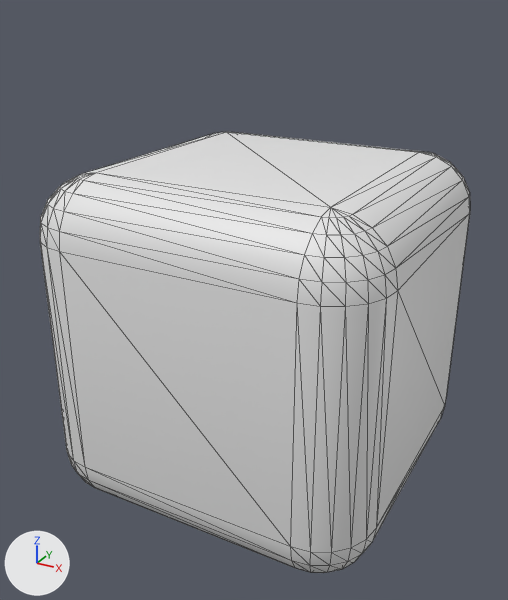
The FBX model ForTheSweet/ForTheSweet/resource/map/cotton_1.FBX as it was, and as the next commit left it.
Both versions are drawn from a camera (50 mm lens) standing at (0.696, -1.328, 1.096) and looking at (-0.014, -0.036, 0.451). Every picture has the same lights, and +X, +Y and +Z are marked at lower left. Mesh edges are drawn as thin lines. Where no turn or scale is listed for an object, it has been applied to the vertices.

The first picture shows 'ChamferBox001'.
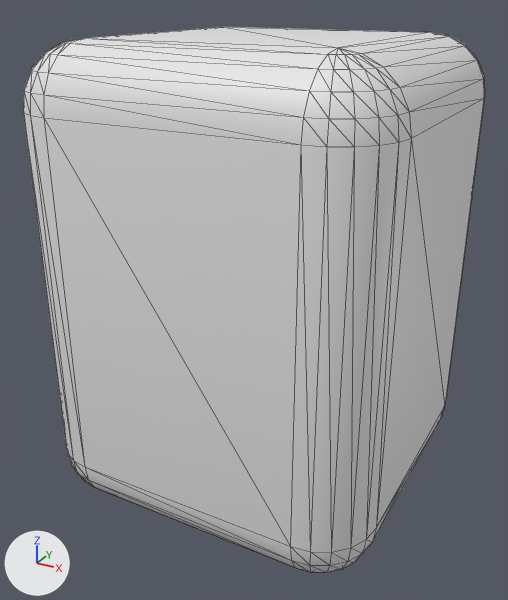
Scene script edits in JSON lines:
```json
{"block": "me_mesh", "where": "me_mesh.from_pydata(...)  # 248 vertices, 492 faces; spans x -0.381..0.381, y -0.381..0.381, z 0.0..0.762"}
{"block": "me_mesh", "where": "# used by ob_chamferbox001; location = (0.0, 0.0, 0.0)"}
{"block": "me_mesh", "change": "me_mesh part 1: all 124 vertices in x -0.381..0.381, y -0.381..0.381, z 0.635..0.762 are moved by (0.0, 0.0, 0.254)"}
```

Changed parts and their boxes [x1, y1, x2, y2] in the pictures (508 x 600 px; the box of a moved part takes in the faces that stretch with it):
```json
{"object": "ChamferBox001", "change": "reshaped", "before": [40, 132, 470, 573], "after": [23, 27, 485, 573], "on screen": "7% wider, 24% taller"}
{"part": 1, "of": "me_mesh", "change": "moved or reshaped", "before": [40, 132, 470, 548], "after": [23, 27, 485, 548]}
```
